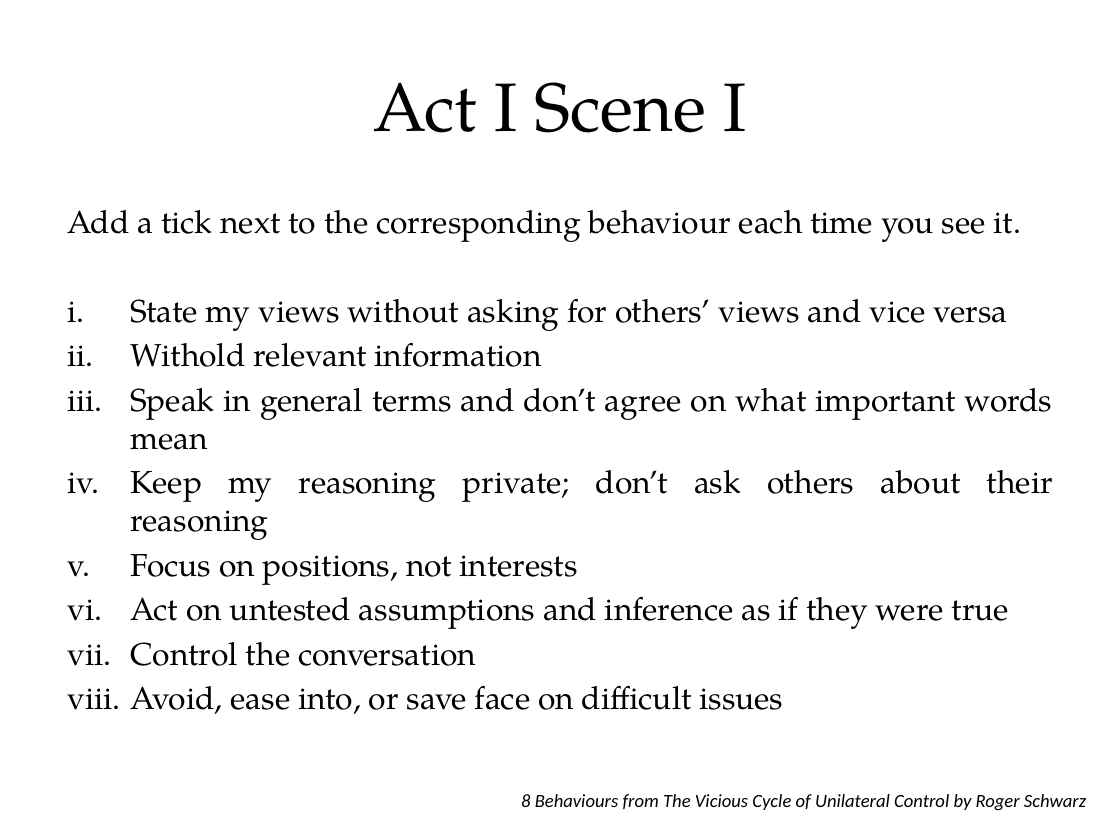
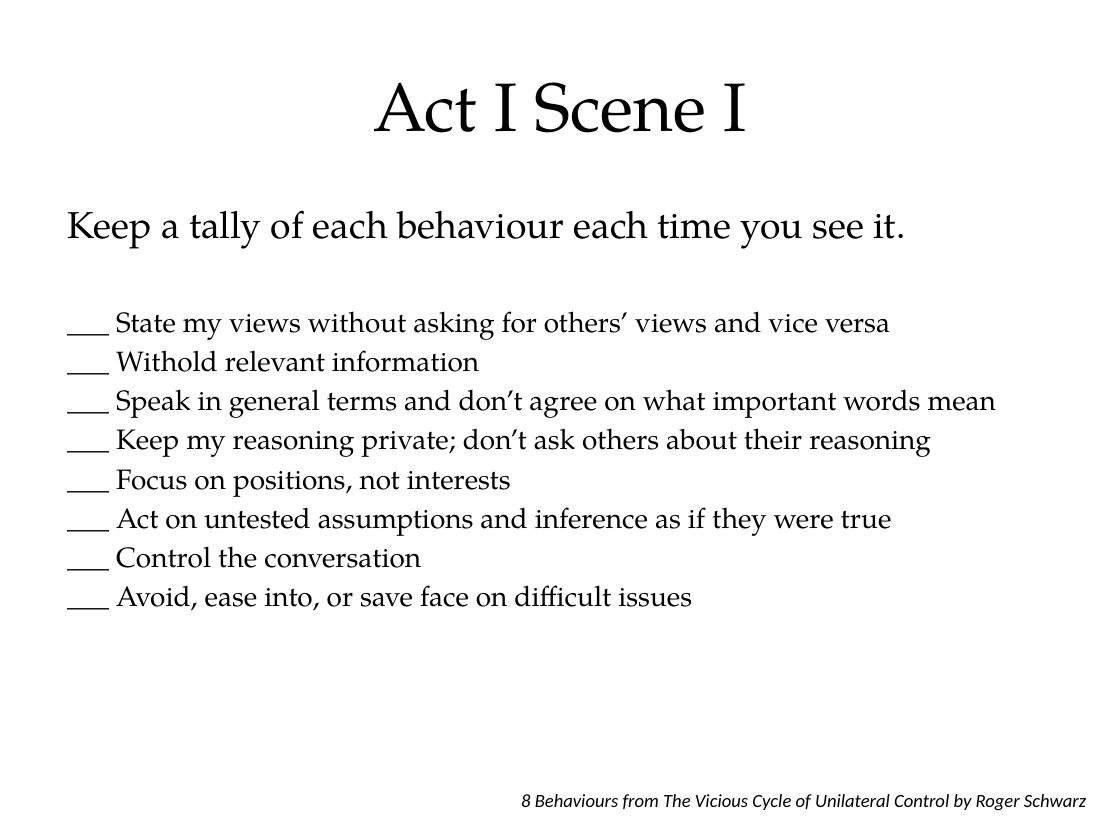
Before and after one commit to tumbarumba/effective-communication, a slide deck: slide 32 of The Fellowship of the Ring.pptx (slide 25 before the commit). Drawn at 1120x840 pixels with LibreOffice and Linux fonts; fonts in the diff are those of the drawing. Boxes give left, top, right and bottom in pixels: in the first picture for what was removed or moved away, otherwise in the second. Text is boxed around its words. In the diff, an @@ line names an element or a change of style, - is before the commit and + after.

```diff
--- a/The Fellowship of the Ring.pptx
+++ b/The Fellowship of the Ring.pptx
@@ text at (67, 210, 996, 611): text changed; size 20.4 to 18 pt @@
-Add a tick next to the corresponding behaviour each time you see it.
-i. State my views without asking for others’ views and vice versa
-ii. Withold relevant information
-iii. Speak in general terms and don’t agree on what important words mean
-iv. Keep my reasoning private; don’t ask others about their reasoning
-v. Focus on positions, not interests
-vi. Act on untested assumptions and inference as if they were true
-vii. Control the conversation
-viii. Avoid, ease into, or save face on difficult issues
+Keep a tally of each behaviour each time you see it.
+___ State my views without asking for others’ views and vice versa
+___ Withold relevant information
+___ Speak in general terms and don’t agree on what important words mean
+___ Keep my reasoning private; don’t ask others about their reasoning
+___ Focus on positions, not interests
+___ Act on untested assumptions and inference as if they were true
+___ Control the conversation
+___ Avoid, ease into, or save face on difficult issues
```
Also in this commit, not shown: 8 other slides changed, 7 slides added.
